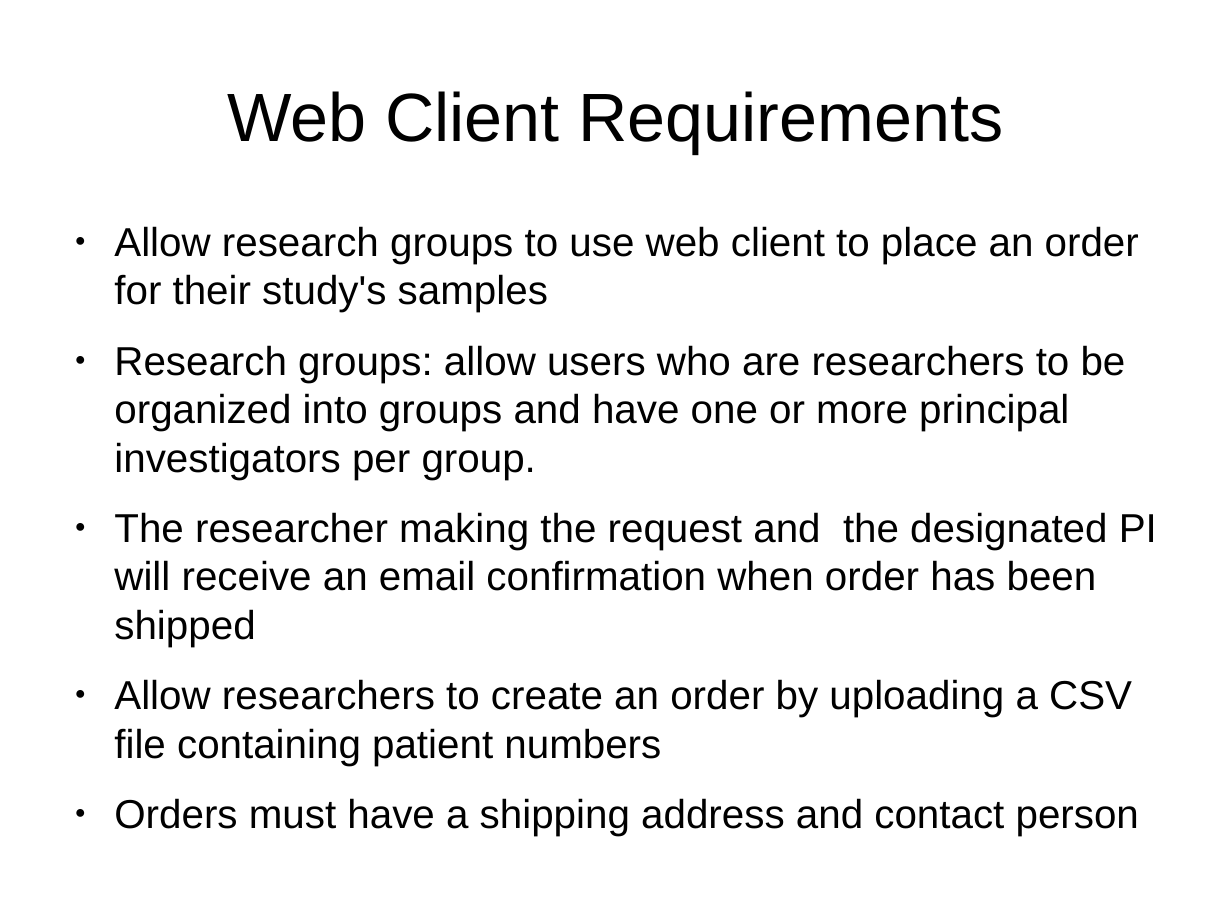
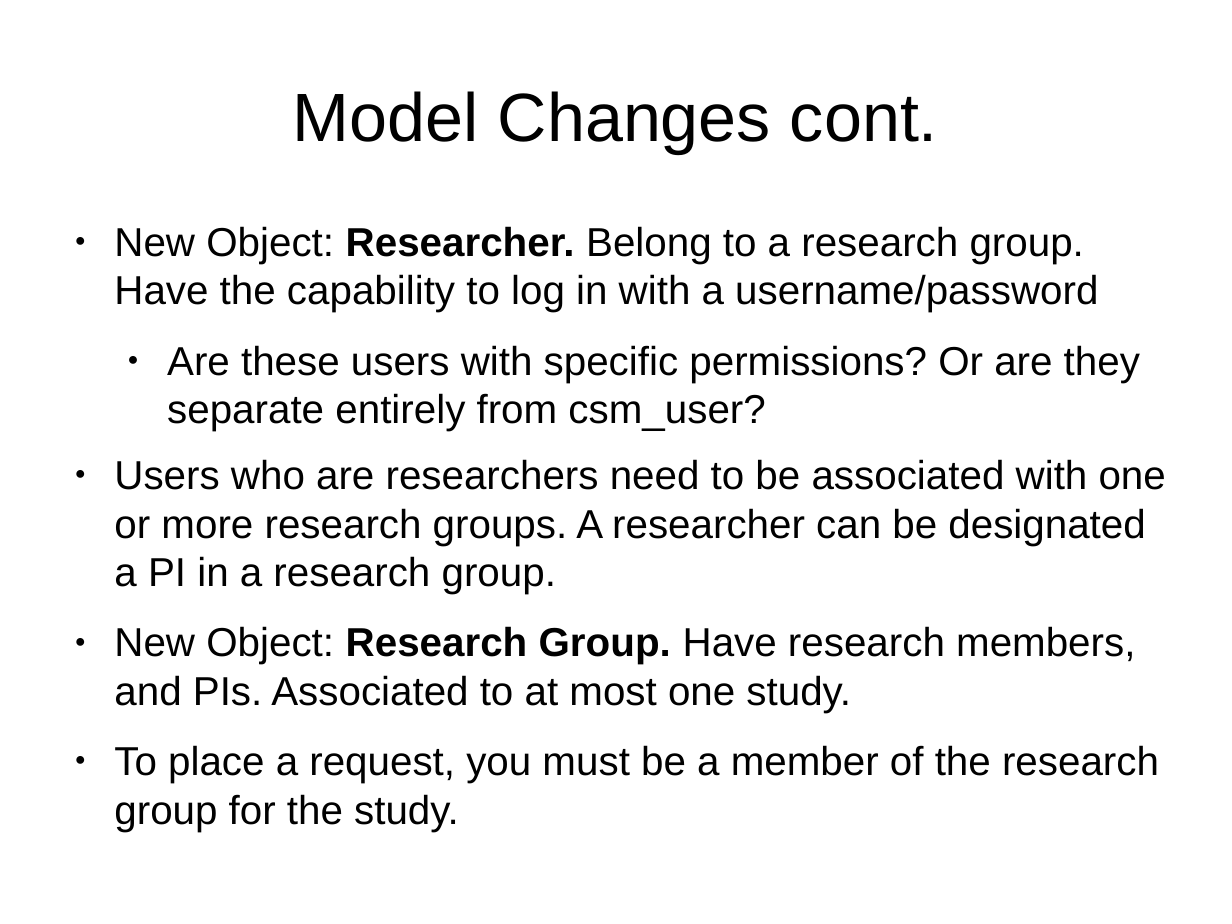
Before and after one commit to CBSR-Biobank/biobank, a slide deck: slide 5 of docs/sampleRequestFlowcharts.odp (slide 2 before the commit). Drawn at 1232x924 pixels with LibreOffice and Linux fonts; fonts in the diff are those of the drawing. Boxes give left, top, right and bottom in pixels: in the first picture for what was removed or moved away, otherwise in the second. Text is boxed around its words. In the diff, an @@ line names an element or a change of style, - is before the commit and + after.

```diff
--- a/docs/sampleRequestFlowcharts.odp
+++ b/docs/sampleRequestFlowcharts.odp
@@ title at bbox=[293, 91, 938, 153]: text changed @@
-Web Client Requirements
+Model Changes cont.
@@ text at bbox=[114, 226, 1166, 832]: text changed @@
-● Allow research groups to use web client to place an order for their study's samples
-● Research groups: allow users who are researchers to be organized into groups and have one or more principal investigators per group.
-● The researcher making the request and the designated PI will receive an email confirmation when order has been shipped
-● Allow researchers to create an order by uploading a CSV file containing patient numbers
-● Orders must have a shipping address and contact person
+● New Object: Researcher. Belong to a research group. Have the capability to log in with a username/password
+  ● Are these users with specific permissions? Or are they separate entirely from csm_user?
+● Users who are researchers need to be associated with one or more research groups. A researcher can be designated a PI in a research group.
+● New Object: Research Group. Have research members, and PIs. Associated to at most one study.
+● To place a request, you must be a member of the research group for the study.
```
Also in this commit, not shown: 7 other slides changed, 1 slide added.
